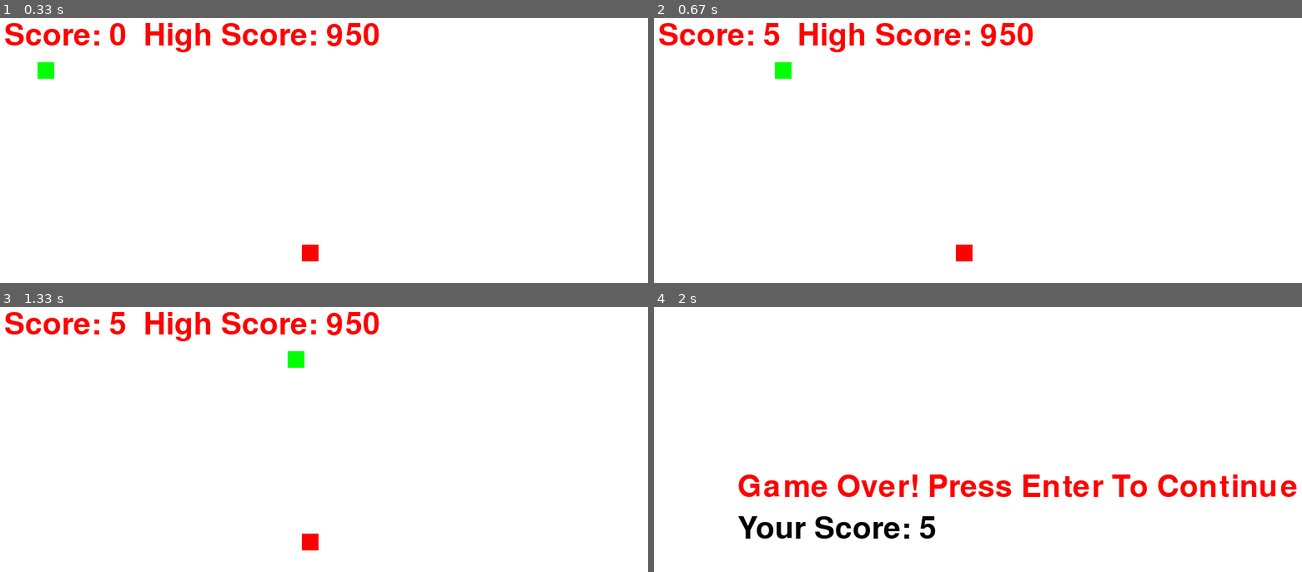
Above: before the commit, frames 1-4 (two rows, left to right).
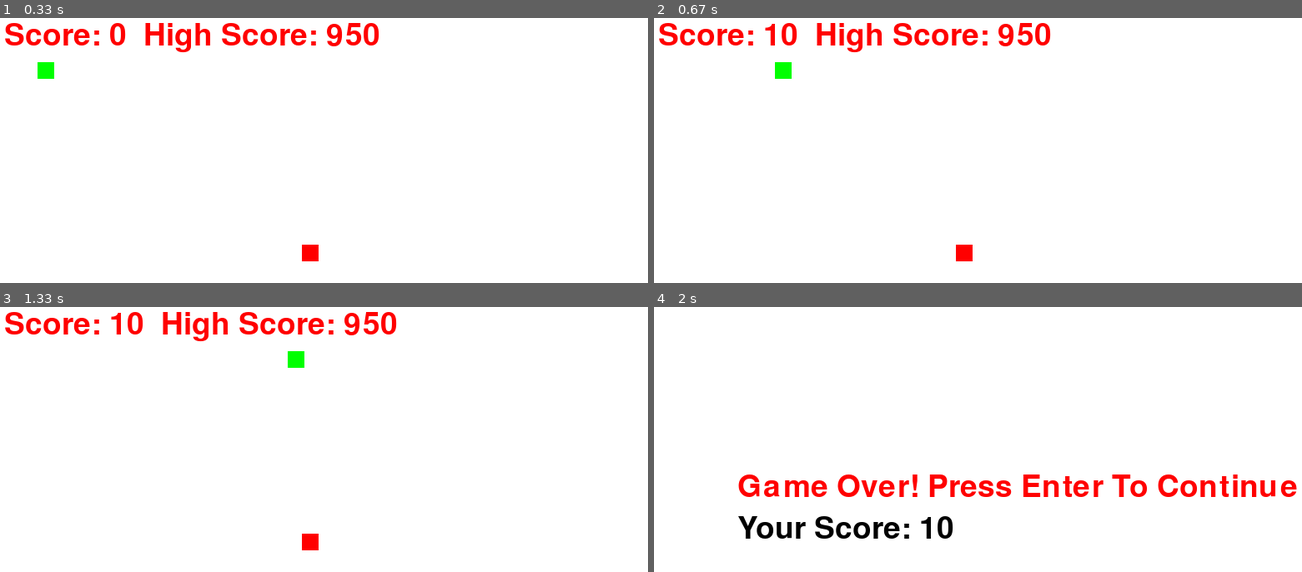
Above: after the commit, the same moments.

Repository: chirag-soni23/Snake-game--Pygame-
Game: pygame game, started from SnakeGame.py
Two runs of this game, one before a commit and one after it. Both use one fixed random seed, a clock stepped at 60 frames per second and the inputs below.
Inputs:
- Up to frame 1 (0.33 s): no input
- Up to frame 2 (0.67 s): hold Q from 0.33 s (still down); hold Right from 0.33 s (still down)
- Up to frame 3 (1.33 s): release Q at 0.8 s; release Right at 0.8 s
- Up to frame 4 (2 s): hold Up 1.33-1.8 s

Frame 1 is identical in both runs. In frame 2, 2.0% of the frame differs, in the area x 16-62%, y 1-13%; in frame 3, 2.0%; in frame 4, 0.3%.

Commit message:
snake game

Diff:
--- a/SnakeGame.py
+++ b/SnakeGame.py
@@ -98,7 +98,7 @@
                         velocity_y = init_velocity
                         velocity_x = 0
                     if event.key == pygame.K_q:
-                        score += 5
+                        score += 10
             snake_x += velocity_x
             snake_y += velocity_y
 
